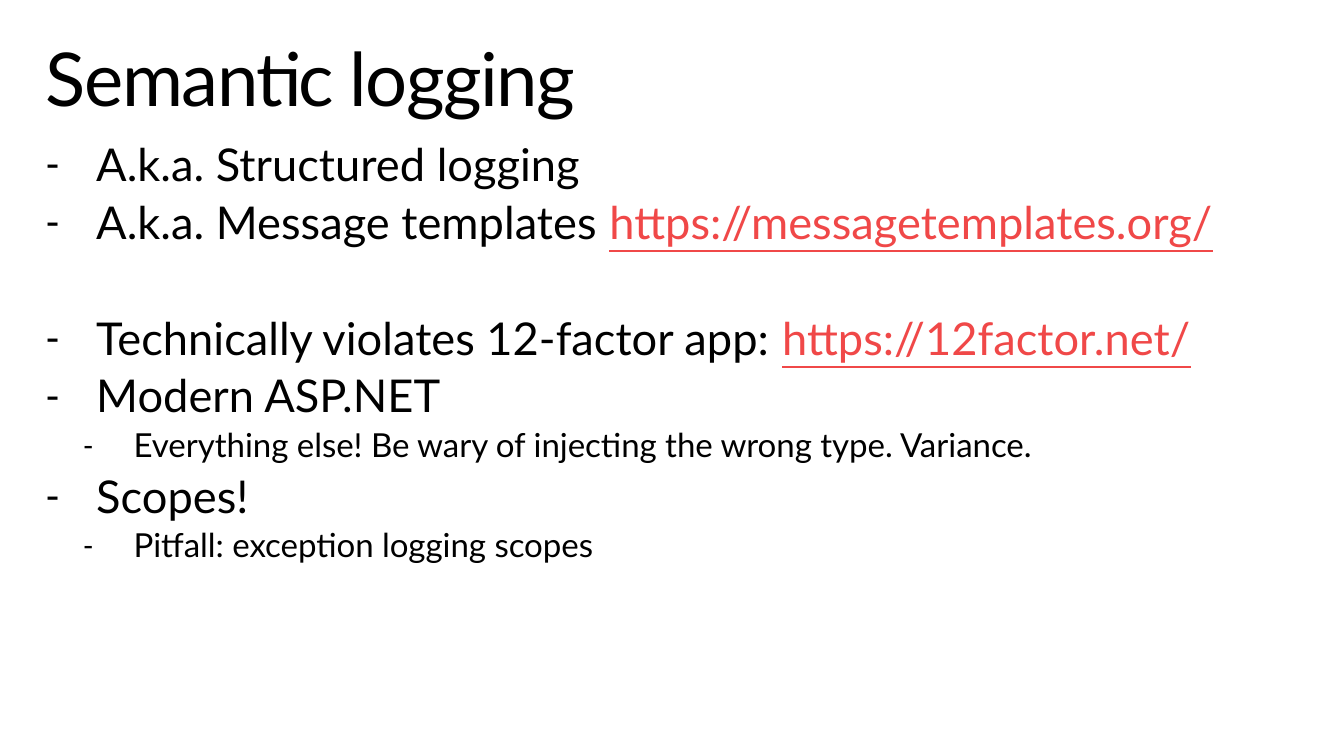
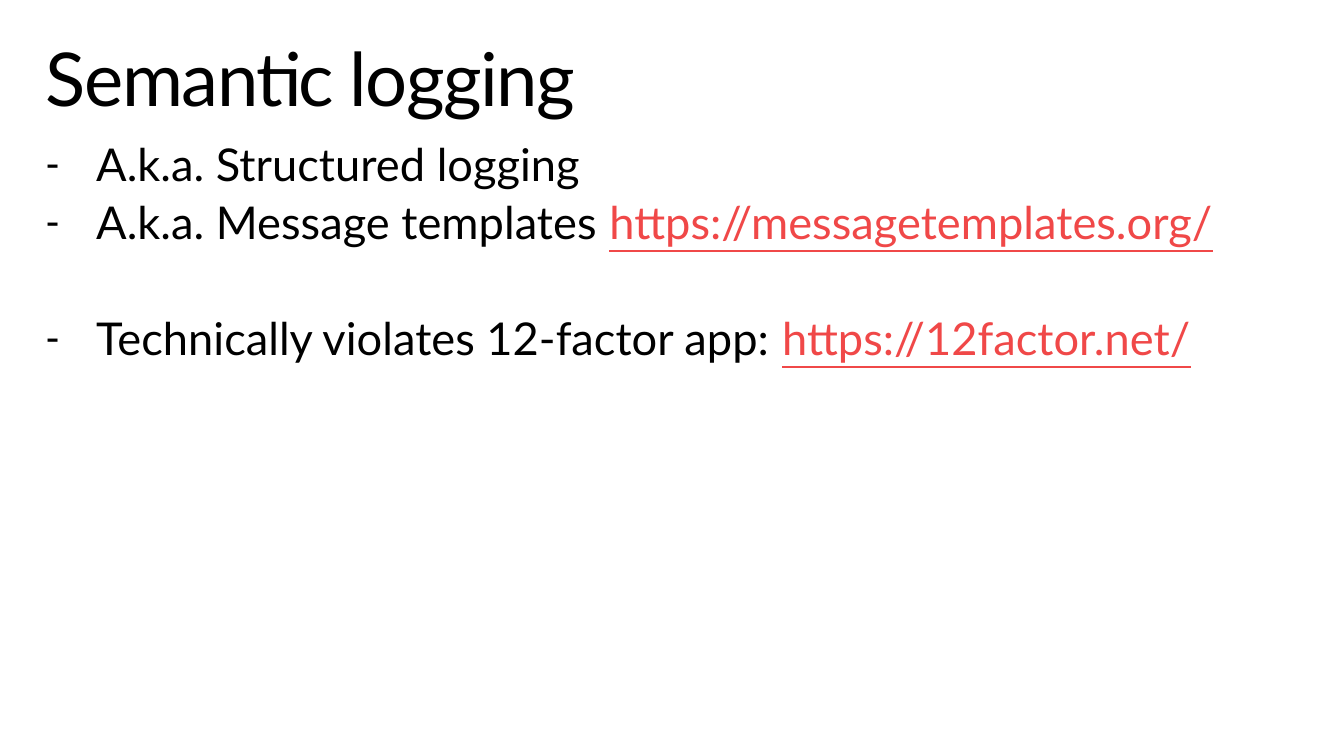
Before and after one commit to StephenCleary/Presentations, a slide deck: slide 13 of Telemetry/Logging Hero.pptx. Drawn at 1344x756 pixels with LibreOffice and Linux fonts; fonts in the diff are those of the drawing; background and template pictures are left out. Boxes give left, top, right and bottom in pixels: in the first picture for what was removed or moved away, otherwise in the second. Text is boxed around its words. In the diff, an @@ line names an element or a change of style, - is before the commit and + after.

```diff
--- a/Telemetry/Logging Hero.pptx
+++ b/Telemetry/Logging Hero.pptx
@@ text at box(96, 378, 1032, 563): paragraphs removed @@
-– Modern ASP.NET
-  – Everything else! Be wary of injecting the wrong type. Variance.
-– Scopes!
-  – Pitfall: exception logging scopes
```
Also in this commit, not shown: 3 other slides changed, 8 slides added, 1 slide removed.
